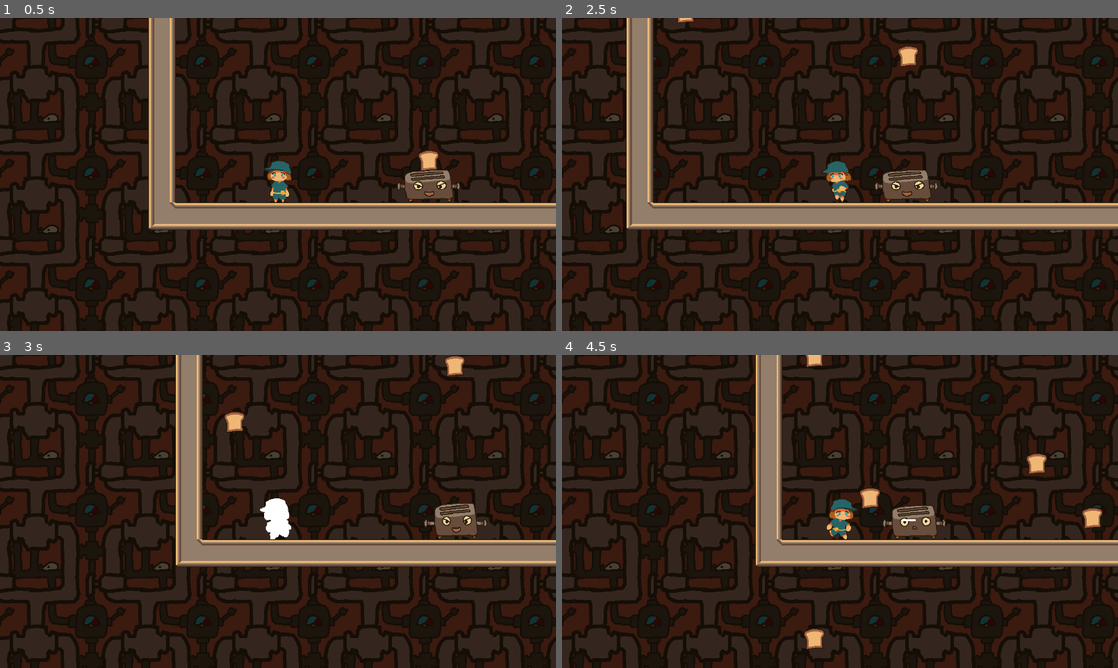
Above: before the commit, frames 1-4 (two rows, left to right).
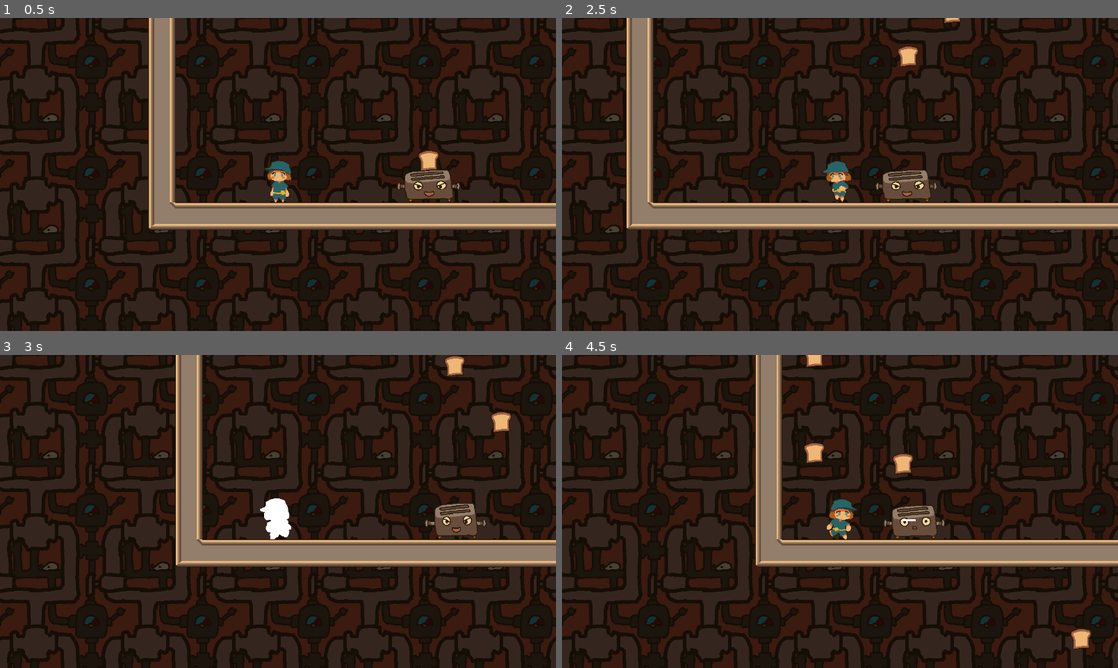
Above: after the commit, the same moments.

Repository: 3k2ng/screws
Game: Godot game, scene res://sources/scenes/boss_test.tscn
The game is run twice, just before and just after one commit, with the same random seed, the same clock (stepped at 60 frames per second) and the same inputs. This scene is started directly instead of the project's main scene. The engine's default icon, where the game draws it, is replaced by a stand-in: a white triangle on a blue panel in a dark square.
Inputs:
- Up to frame 1 (0.5 s): no input
- Up to frame 2 (2.5 s): hold Right (move_right) 0.53-2.03 s; tap Z (shoot) at 0.6, 1.55, 2.1 s; tap Space (jump) at 0.77, 1.52 s; tap Shift (dash) at 1.35 s; hold Left (move_left) from 2.03 s (still down)
- Up to frame 3 (3 s): keep holding Left (move_left); tap Z (shoot) at 2.85 s
- Up to frame 4 (4.5 s): tap Space (jump) at 3.02, 3.77 s; tap Shift (dash) at 3.6 s; tap Z (shoot) at 3.8, 4.35 s; release Left (move_left) at 4.28 s; hold Right (move_right) from 4.28 s (still down)

Frame 1 is identical in both runs. In frame 2, less than 0.1% of the frame differs, in the area x 20-72%, y 0-55%; in frame 3, 0.4%; in frame 4, 1.3%, in the area x 43-98%, y 28-94%.

Commit message:
cc

Diff:
--- a/sources/objects/boss.gd
+++ b/sources/objects/boss.gd
@@ -1,7 +1,7 @@
 extends CharacterBody2D
 
 var state
-enum{CHARGE, PATROL, STUNNED, SHOOT_TOAST}
+enum{CHARGE, PATROL, STUNNED, SHOOT_TOAST, HAPPY, JUMP}
 const BLOCK_SIZE: int = 128
 
 @export var movement_speed_blocks: float = 1.5
@@ -100,6 +100,11 @@
 func _physics_process(delta):
 
 	var relative_position_x : float = (player_node.global_position.x - global_position.x)
+	if state == HAPPY:
+		$Sprite.play("happy")
+		velocity.x = 0
+		return
+
 	if state == PATROL:
 
 		$Sprite.play("patrol")
@@ -150,6 +155,14 @@
 	move_and_slide()
 
 func on_shot():
+	if player_node.position.x > self.position.x:
+		$Screw2.position.x -= 2
+	else:
+		$Screw.position.x += 2
+
+	if $Screw2.position.x <= 40 && $Screw.position.x >= -40:
+		state = HAPPY
+		print("HAPPY")
 	pass
 
 func shoot_toast():
--- a/sources/objects/boss.tscn
+++ b/sources/objects/boss.tscn
@@ -30,6 +30,22 @@
 [sub_resource type="AtlasTexture" id="AtlasTexture_phht1"]
 atlas = ExtResource("1_j8omb")
 region = Rect2(1664, 0, 128, 128)
+
+[sub_resource type="AtlasTexture" id="AtlasTexture_rvlmj"]
+atlas = ExtResource("1_j8omb")
+region = Rect2(1792, 0, 128, 128)
+
+[sub_resource type="AtlasTexture" id="AtlasTexture_jswgo"]
+atlas = ExtResource("1_j8omb")
+region = Rect2(1920, 0, 128, 128)
+
+[sub_resource type="AtlasTexture" id="AtlasTexture_h5wbr"]
+atlas = ExtResource("1_j8omb")
+region = Rect2(2048, 0, 128, 128)
+
+[sub_resource type="AtlasTexture" id="AtlasTexture_c7trx"]
+atlas = ExtResource("1_j8omb")
+region = Rect2(2176, 0, 128, 128)
 
 [sub_resource type="AtlasTexture" id="AtlasTexture_glkus"]
 atlas = ExtResource("1_j8omb")
@@ -87,6 +103,23 @@
 }, {
 "frames": [{
 "duration": 1.0,
+"texture": SubResource("AtlasTexture_rvlmj")
+}, {
+"duration": 1.0,
+"texture": SubResource("AtlasTexture_jswgo")
+}, {
+"duration": 1.0,
+"texture": SubResource("AtlasTexture_h5wbr")
+}, {
+"duration": 1.0,
+"texture": SubResource("AtlasTexture_c7trx")
+}],
+"loop": true,
+"name": &"happy",
+"speed": 5.0
+}, {
+"frames": [{
+"duration": 1.0,
 "texture": SubResource("AtlasTexture_glkus")
 }, {
 "duration": 1.0,
@@ -134,7 +167,7 @@
 
 [node name="Sprite" type="AnimatedSprite2D" parent="."]
 sprite_frames = SubResource("SpriteFrames_2hu65")
-animation = &"toast_shoot"
+animation = &"happy"
 speed_scale = 2.0
 
 [node name="Area2D" type="Area2D" parent="."]
--- a/sources/objects/toast_bullet.gd
+++ b/sources/objects/toast_bullet.gd
@@ -8,7 +8,7 @@
 var toastx
 
 var block_range = 8 * 64
-var lanes = 8
+var lanes = 5
 # Called when the node enters the scene tree for the first time.
 
 func _ready():
Not shown: 1 places in sources/objects/boss.tscn that only renumber resources
